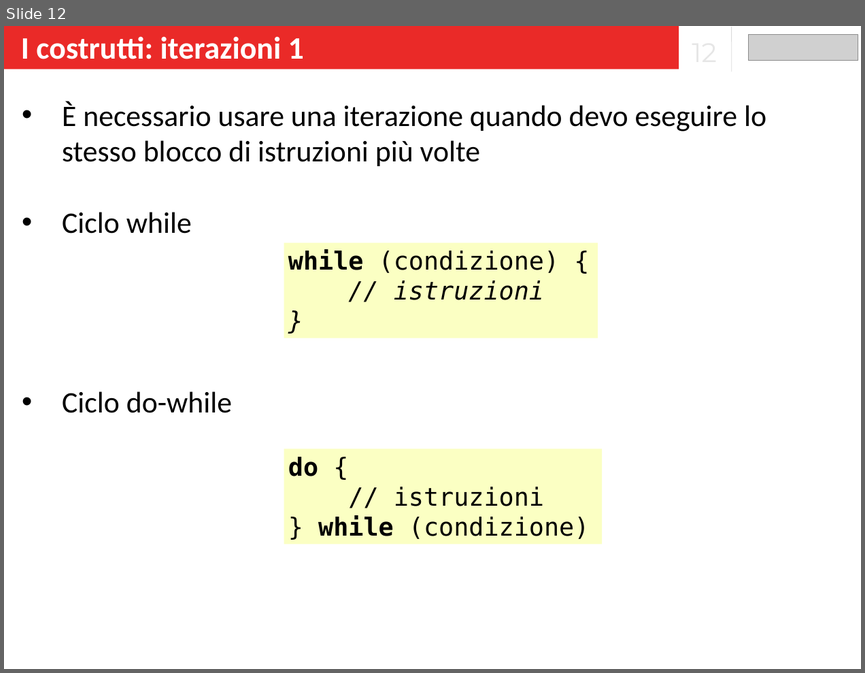
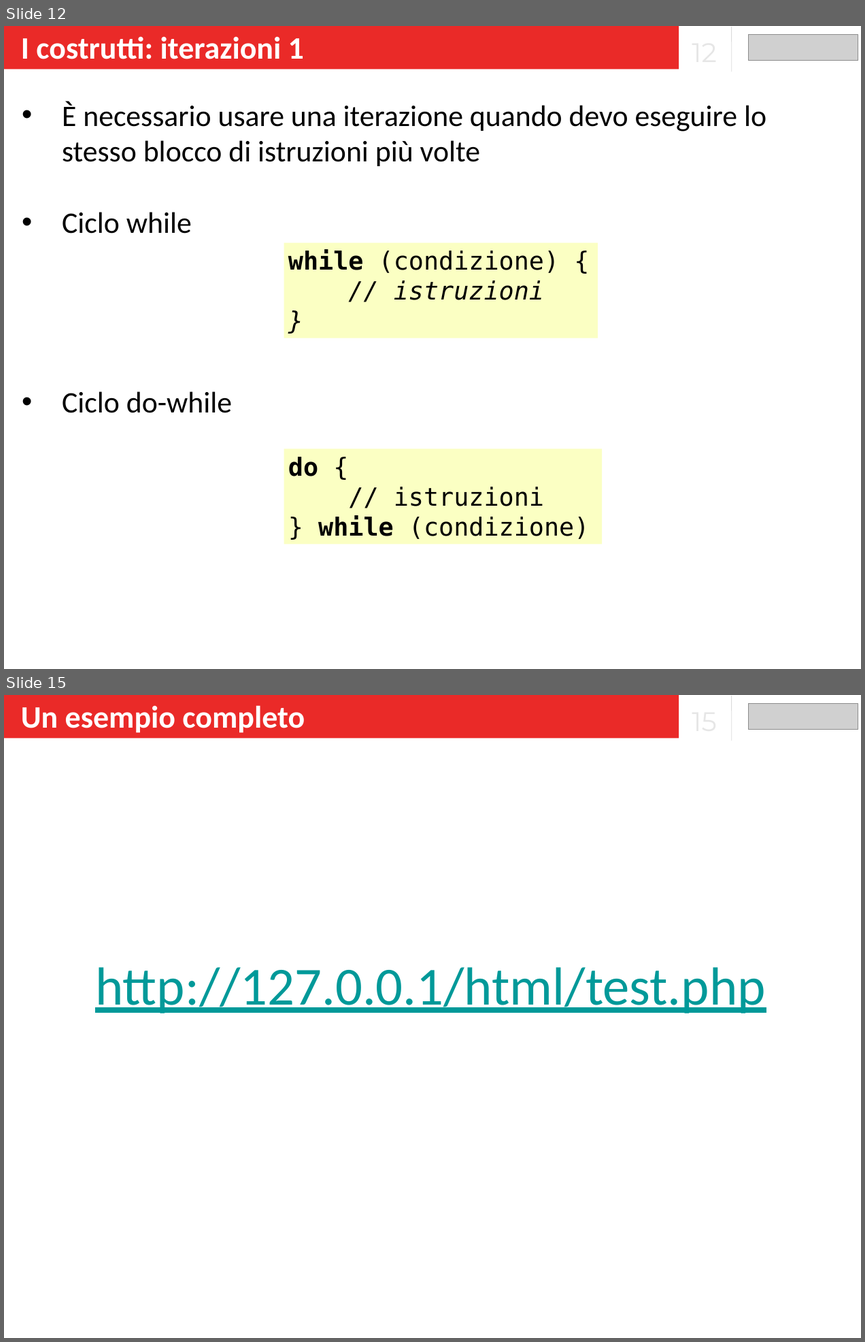
Before and after one commit to banzaiberry/leonardo, a slide deck: Lezioni_5_6_7/Lezione_5/Slide_5.pptx. Shown one above the other, each under a label of ours: slide 12 before the commit, slides 12 and 15 after it; the slides between them are not shown. The pictures are 865x673 and 865x1342 pixels, drawn with LibreOffice and Linux fonts; fonts in the diff are those of the drawing; grey boxes stand for pictures. Boxes give left, top, right and bottom in pixels: in the first picture for what was removed or moved away, otherwise in the second. Text is boxed around its words. In the diff, an @@ line names an element or a change of style, - is before the commit and + after.

```diff
--- a/Lezioni_5_6_7/Lezione_5/Slide_5.pptx
+++ b/Lezioni_5_6_7/Lezione_5/Slide_5.pptx
@@ slide 15 added at [4,695,861,1338], background #FFFFFF @@
@@ rectangle added at [4,695,679,738], fill #EA2A28, 52.5 pt, text #FFFFFF, bold @@
+Un esempio completo
@@ line added from (732, 696) to (732, 741), #DBDBDB 1 pt @@
@@ picture added at [748,704,858,729] @@
@@ text added at [95,967,766,1013], 90 pt, text #009999, underline @@
+http://127.0.0.1/html/test.php
```
Also in this commit, not shown: 6 slides changed, 1 other file.
